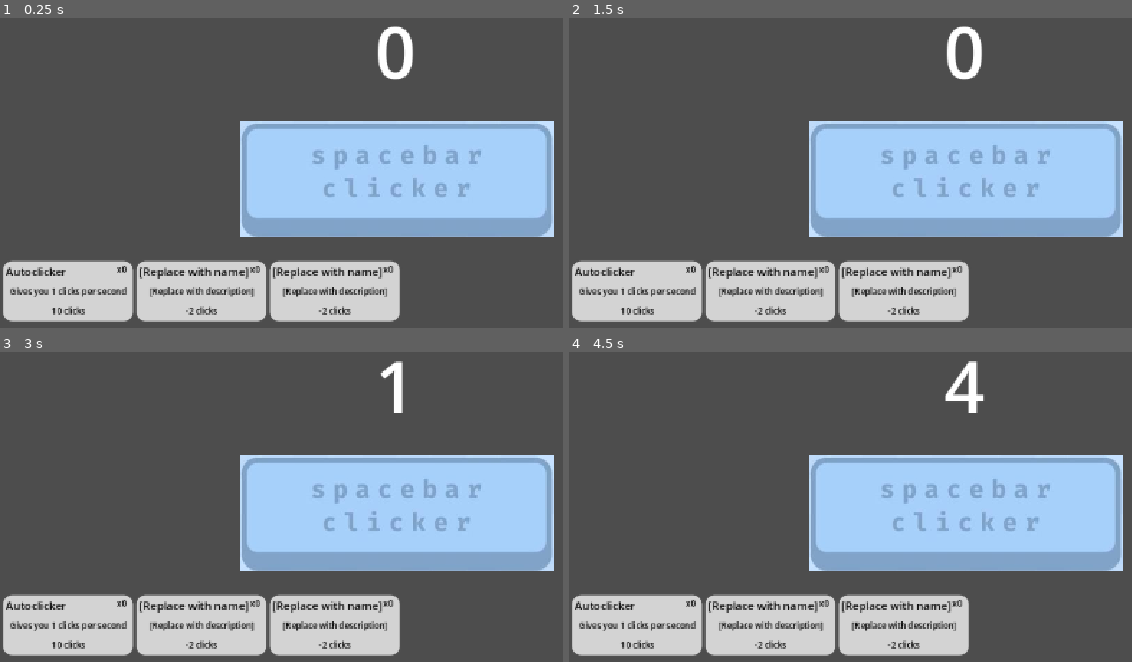
Above: before the commit, frames 1-4 (two rows, left to right).
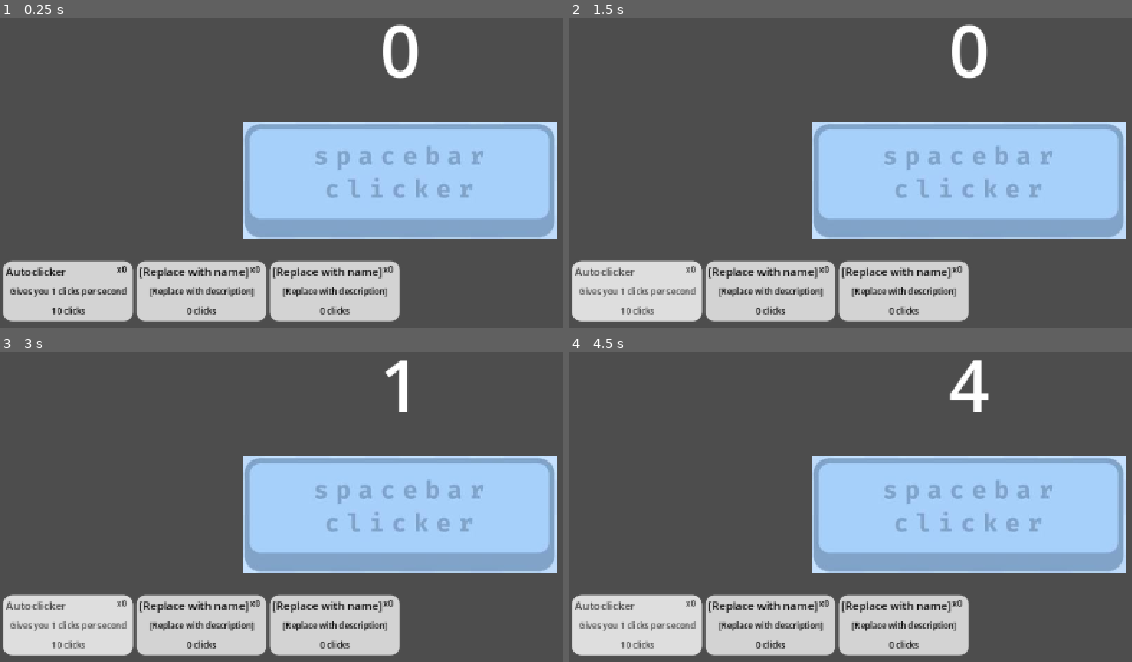
Above: after the commit, the same moments.

Repository: 1fh2gj3hk4jl/Spacebar_Clicker
Game: Godot game, scene res://main_level.tscn
Same seed, same stepped clock (60 frames per second), same inputs: the game is played once before the commit and once after it.
Inputs (mouse positions are in pixels of both pictures, inside the frame that each line leads up to):
- Up to frame 1 (0.25 s): no input
- Up to frame 2 (1.5 s): click (636, 290) at 0.52 s; click (636, 290) at 1.27 s
- Up to frame 3 (3 s): click (67, 624) at 2.02 s; tap Enter at 2.75 s; tap Space (spacebar) at 2.85 s
- Up to frame 4 (4.5 s): tap Space (spacebar) at 3.5, 3.6, 4.35 s; tap Enter at 4.25 s

The runs differ from the first frame. In frame 1, 3.3% of the frame differs, in the area x 33-99%, y 1-96%; in frame 2, 3.8%, in the area x 1-99%, y 1-96%; in frame 3, 3.5%; in frame 4, 3.7%.

Commit message:
commit

Diff:
--- a/Prefabs/shop_item.gd
+++ b/Prefabs/shop_item.gd
@@ -2,7 +2,7 @@
 
 var itemname := "[No assigned value]"
 var description := "[No assigned value]"
-var price := -1
+var price := 0
 var ownedamount := 0 #Do not assign this value
 
 # Called when the node enters the scene tree for the first time.
@@ -11,10 +11,20 @@
 
 
 # Called every frame. 'delta' is the elapsed time since the previous frame.
-func _process(delta: float) -> void:
+func _process(_delta: float) -> void:
 	pass
 
 func assignvalues() -> void:
 	get_node("Name").text = itemname
 	get_node("Description").text = description
 	get_node("Price").text = str(price) + " clicks"
+
+func buy() -> void:
+	ownedamount += 1
+	get_node("Amount").text = "x" + str(ownedamount)
+
+func _on_button_pressed() -> void:
+	var click_amount = get_parent().get_parent().get_node("Spacebar").spacebar_counter
+	if click_amount >= price:
+		get_parent().get_parent().get_node("Spacebar").set_spacebar_counter(click_amount - price)
+		buy();
--- a/Prefabs/shop_item.tscn
+++ b/Prefabs/shop_item.tscn
@@ -2,6 +2,27 @@
 
 [ext_resource type="Texture2D" uid="uid://m8hmik75g7m4" path="res://Assets/Shopitem.svg" id="1_ej3yw"]
 [ext_resource type="Script" uid="uid://c2n438tfqjffx" path="res://Prefabs/shop_item.gd" id="2_wxcuh"]
+
+[sub_resource type="StyleBoxFlat" id="StyleBoxFlat_wxcuh"]
+bg_color = Color(0, 0, 0, 0)
+corner_radius_top_left = 16
+corner_radius_top_right = 16
+corner_radius_bottom_right = 16
+corner_radius_bottom_left = 16
+
+[sub_resource type="StyleBoxFlat" id="StyleBoxFlat_58lyu"]
+bg_color = Color(0.2509804, 0.2509804, 0.2509804, 0.2509804)
+corner_radius_top_left = 16
+corner_radius_top_right = 16
+corner_radius_bottom_right = 16
+corner_radius_bottom_left = 16
+
+[sub_resource type="StyleBoxFlat" id="StyleBoxFlat_6kliw"]
+bg_color = Color(1, 1, 1, 0.2509804)
+corner_radius_top_left = 16
+corner_radius_top_right = 16
+corner_radius_bottom_right = 16
+corner_radius_bottom_left = 16
 
 [node name="ShopItem" type="Sprite2D" unique_id=1967950966]
 texture = ExtResource("1_ej3yw")
@@ -30,6 +51,7 @@
 grow_vertical = 2
 theme_override_font_sizes/font_size = 12
 text = "Item description"
+horizontal_alignment = 1
 
 [node name="Price" type="Label" parent="." unique_id=1420219505]
 modulate = Color(0, 0, 0, 1)
@@ -46,6 +68,7 @@
 grow_vertical = 0
 theme_override_font_sizes/font_size = 12
 text = "0 clicks"
+horizontal_alignment = 1
 
 [node name="Amount" type="Label" parent="." unique_id=1102098297]
 modulate = Color(0, 0, 0, 1)
@@ -59,3 +82,16 @@
 grow_horizontal = 0
 theme_override_font_sizes/font_size = 12
 text = "x0"
+horizontal_alignment = 2
+
+[node name="Button" type="Button" parent="." unique_id=196675815]
+offset_left = -94.0
+offset_top = -44.0
+offset_right = 94.0
+offset_bottom = 44.0
+focus_mode = 0
+theme_override_styles/normal = SubResource("StyleBoxFlat_wxcuh")
+theme_override_styles/pressed = SubResource("StyleBoxFlat_58lyu")
+theme_override_styles/hover = SubResource("StyleBoxFlat_6kliw")
+
+[connection signal="pressed" from="Button" to="." method="_on_button_pressed"]
--- a/Prefabs/spacebar.tscn
+++ b/Prefabs/spacebar.tscn
@@ -7,14 +7,18 @@
 script = ExtResource("1_3youh")
 
 [node name="Sprite2D" type="Sprite2D" parent="." unique_id=1245535620]
-position = Vector2(572, 329)
+position = Vector2(576, 330)
 texture = ExtResource("2_tqse3")
 
 [node name="spacebar counter" type="Label" parent="." unique_id=343160191]
-offset_left = 475.0
-offset_top = 73.0
-offset_right = 664.0
-offset_bottom = 215.0
+anchors_preset = 5
+anchor_left = 0.5
+anchor_right = 0.5
+offset_left = 481.5
+offset_top = 71.0
+offset_right = 670.5
+offset_bottom = 213.0
+grow_horizontal = 2
 theme_override_font_sizes/font_size = 103
 text = "0"
 horizontal_alignment = 1
--- a/shop.gd
+++ b/shop.gd
@@ -3,8 +3,8 @@
 var shopitemprefab := preload("res://Prefabs/shop_item.tscn")
 var itemlist := [
 ["Autoclicker", "Gives you 1 clicks per second", 10],
-["[Replace with name]", "[Replace with description]", -2],
-["[Replace with name]", "[Replace with description]", -2],
+["[Replace with name]", "[Replace with description]", 0],
+["[Replace with name]", "[Replace with description]", 0],
 ]
 
 # Called when the node enters the scene tree for the first time.
